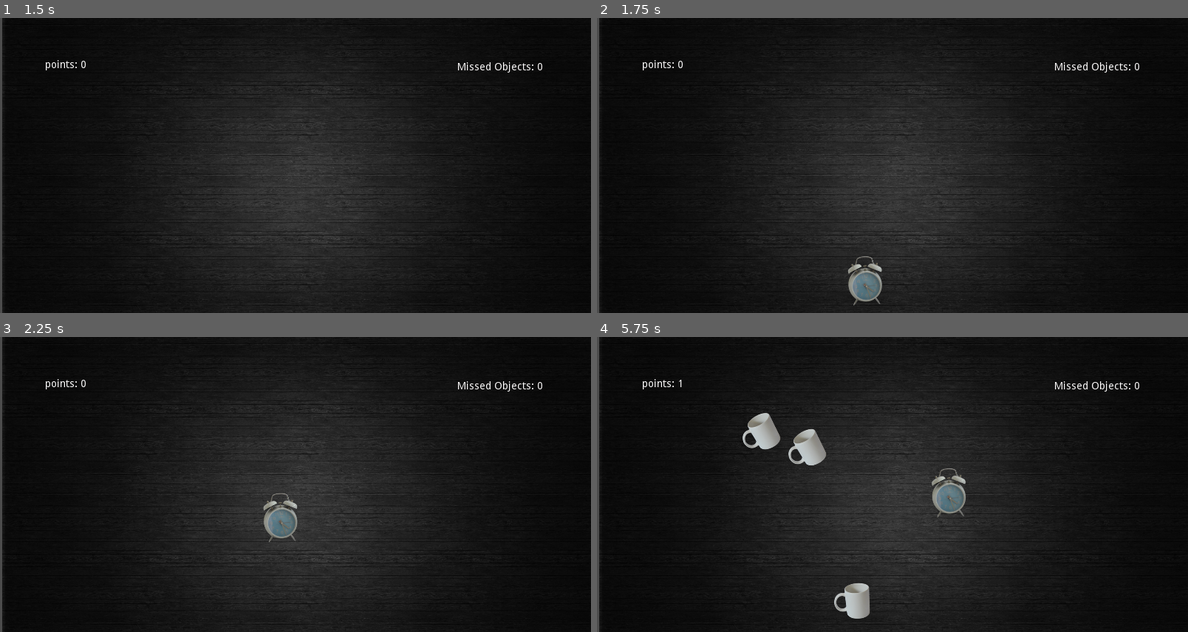
Above: before the commit, frames 1-4 (two rows, left to right).
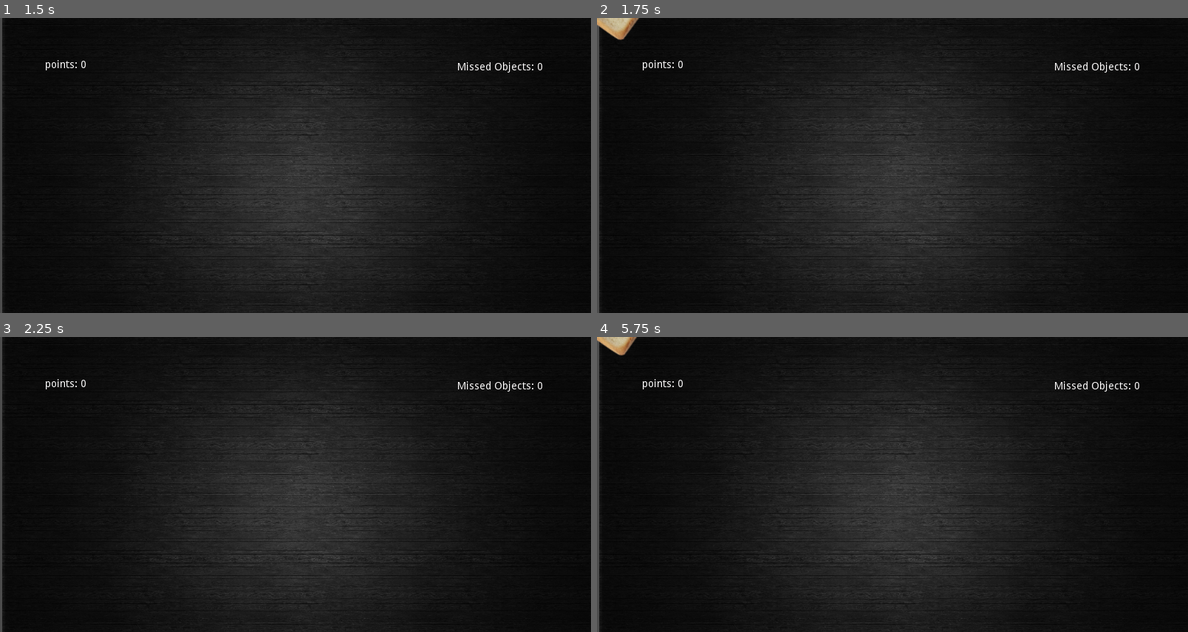
Above: after the commit, the same moments.

Repository: resquenazi/Object_Discrimination_Video_Game
Game: Godot game, scene res://Scenes/Game.tscn
Two runs of this game, one before a commit and one after it. Both use one fixed random seed, a clock stepped at 60 frames per second and the inputs below.
Inputs (mouse positions are in pixels of both pictures, inside the frame that each line leads up to):
- Up to frame 1 (1.5 s): click "start" at 0.5 s; tap Enter at 1.25 s; move the mouse to (425, 150) at 1.27 s; click (425, 150) at 1.35 s
- Up to frame 2 (1.75 s): no input
- Up to frame 3 (2.25 s): move the mouse to (283, 552) at 2.02 s; click (283, 552) at 2.1 s
- Up to frame 4 (5.75 s): move the mouse to (803, 599) at 2.77 s; click (803, 599) at 2.85 s; move the mouse to (862, 543) at 3.52 s; click (862, 543) at 3.6 s; move the mouse to (732, 516) at 4.27 s; click (732, 516) at 4.35 s; move the mouse to (786, 546) at 5.02 s; click (786, 546) at 5.1 s

Frame 1 is identical in both runs. In frame 2, 1.0% of the frame differs, in the area x 0-49%, y 0-98%; in frame 3, 0.6%; in frame 4, 2.4%, in the area x 0-63%, y 0-96%.

Commit message:
separate project for testing code. currently works

Diff:
--- a/Scenes/Game.tscn
+++ b/Scenes/Game.tscn
@@ -32,7 +32,7 @@
 "_edit_use_anchors_": false
 }
 
-[node name="objects" type="Label" parent="."]
+[node name="missedObjects" type="Label" parent="."]
 margin_left = 618.827
 margin_top = 39.7926
 margin_right = 742.827
--- a/Scenes/Objects.tscn
+++ b/Scenes/Objects.tscn
@@ -1,7 +1,6 @@
-[gd_scene load_steps=4 format=2]
+[gd_scene load_steps=3 format=2]
 
 [ext_resource path="res://Scripts/Objects.gd" type="Script" id=1]
-[ext_resource path="res://Sprites/Objects/objects.png" type="Texture" id=2]
 
 [sub_resource type="CircleShape2D" id=1]
 radius = 30.0
@@ -9,12 +8,7 @@
 [node name="Objects" type="RigidBody2D"]
 script = ExtResource( 1 )
 
-[node name="objects" type="Sprite" parent="."]
-position = Vector2( -0.183853, 0.104706 )
-scale = Vector2( 0.408585, 0.409126 )
-texture = ExtResource( 2 )
-hframes = 5
-frame = 4
+[node name="Sprite1" type="Sprite" parent="."]
 
 [node name="CollisionShape2D" type="CollisionShape2D" parent="."]
 shape = SubResource( 1 )
--- a/Scripts/Game.gd
+++ b/Scripts/Game.gd
@@ -10,14 +10,14 @@
 # hide things once user presses start
 func _ready():
 	$Score.hide()
-	$objects.hide()
+	$missedObjects.hide()
 
 
 func _physics_process(delta):
 
 	# set up score keeping
 	$Score.set_text("points: " + str(points))
-	$objects.set_text("Missed Objects: " + str(fallingObjects))
+	$missedObjects.set_text("Missed Objects: " + str(fallingObjects))
 	$gameOver.set_text(" ")
 
 	# determine when game ends
@@ -39,16 +39,14 @@
 func _on_start_pressed():
 	start = true
 	$Score.show()
-	$objects.show()
+	$missedObjects.show()
 	$spawn.start()
 	$menu/start.hide()
-	#$selection.play()
-
 
 func _on_spawn_timeout():
 	if !end:
 		var o = Objects.instance()
-		o.global_position = Vector2(randi()%700+100 , 400)
+		#o.global_position = Vector2(randi()%700+100 , 400)
 		add_child(o)
 	else:
 		#$final.play()
--- /dev/null
+++ b/Scripts/GetRandomNumber.gd
@@ -0,0 +1,6 @@
+extends Node
+
+var array_element_number = randi()%10
+
+func _ready():
+	print(array_element_number)
--- a/Scripts/Objects.gd
+++ b/Scripts/Objects.gd
@@ -1,16 +1,28 @@
 extends RigidBody2D
 
-#set up variables
+
+var tex_00 = preload("res://Sprites/Objects/bowl.png")
+var tex_01 = preload("res://Sprites/Objects/bread.png")
+var tex_02 = preload("res://Sprites/Objects/cheese_grater.png")
+var tex_03 = preload("res://Sprites/Objects/clock.png")
+var tex_04 = preload("res://Sprites/Objects/cup.png")
+var tex_05 = preload("res://Sprites/Objects/pot.png")
+var tex_06 = preload("res://Sprites/Objects/straws.png")
+var tex_07 = preload("res://Sprites/Objects/tissue_paper.png")
+var tex_08 = preload("res://Sprites/Objects/toilet_paper.png")
+var tex_09 = preload("res://Sprites/Objects/tooth_paste.png")
+
+var tex_ref_array = [tex_00, tex_01, tex_02, tex_03, tex_04, tex_05, tex_06,tex_07, tex_08, tex_09]
+
 var pos
 var w = 50
 var mousePos = Vector2()
-var frame = randi()%5
 var jump = randi()%50+250
 var dir = randi()%200-50
 
 # make objects bounce
 func _ready():
-	$objects.set_frame(frame)
+	$Sprite1.texture = tex_ref_array[GetRandomNumber.array_element_number]
 	apply_impulse(Vector2(0,0) , Vector2(dir, -jump))
 
 # make objects disappear when clicked
--- a/project.godot
+++ b/project.godot
@@ -19,6 +19,10 @@
 run/main_scene="res://Scenes/Game.tscn"
 run/low_processor_mode_sleep_usec=8000
 
+[autoload]
+
+GetRandomNumber="*res://Scripts/GetRandomNumber.gd"
+
 [display]
 
 window/size/width=800
Binary file added: Sprites/Objects/bowl.png
Not shown, added: Sprites/Objects/bowl.png.import
Binary file added: Sprites/Objects/bread.png
Not shown, added: Sprites/Objects/bread.png.import
Binary file added: Sprites/Objects/cheese_grater.png
Not shown, changed: Sprites/Objects/cheese_grater.png.import
Binary file added: Sprites/Objects/clock.png
Not shown, added: Sprites/Objects/clock.png.import
Binary file added: Sprites/Objects/cup.png
Not shown, added: Sprites/Objects/cup.png.import
Binary file removed: Sprites/Objects/objects.png
Binary file added: Sprites/Objects/pot.png
(and 9 more such lines)
